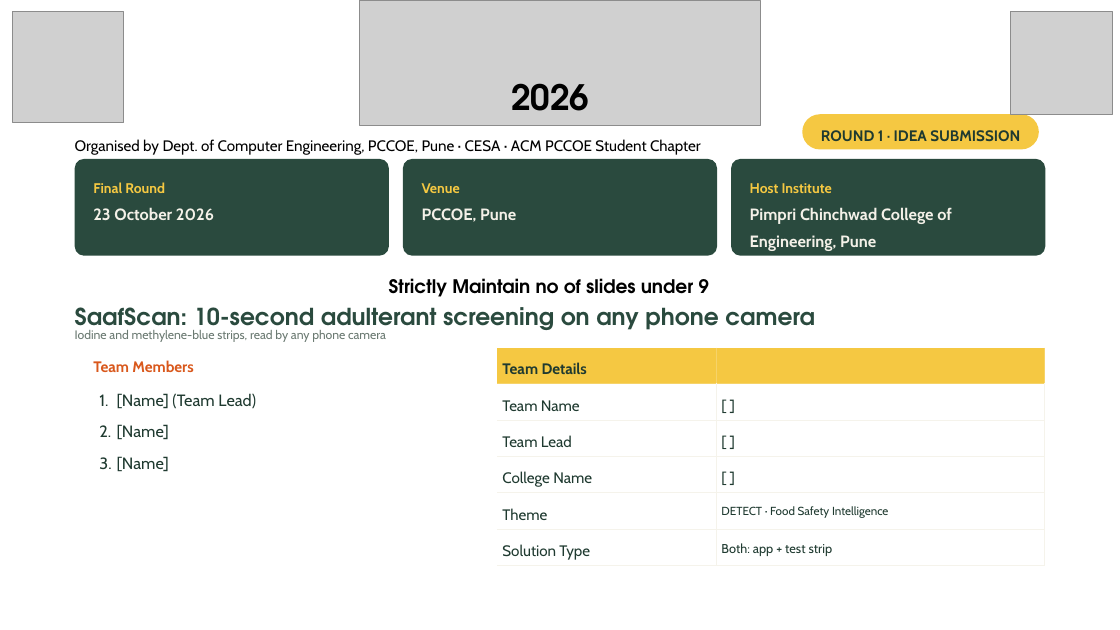
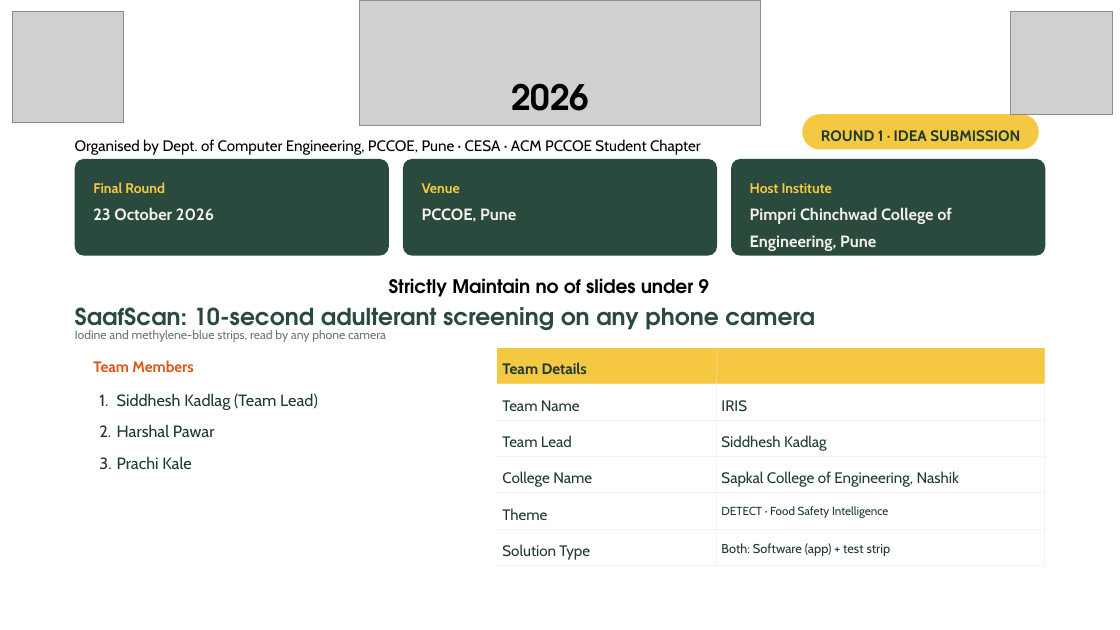
Before and after one commit to Siddhesh-ai-del/saafscan, a slide deck: slide 1 of deck/Tech4Food_Round1_SaafScan.pptx. Drawn at 1120x630 pixels with LibreOffice and Linux fonts; fonts in the diff are those of the drawing; grey boxes stand for pictures. Boxes give left, top, right and bottom in pixels: in the first picture for what was removed or moved away, otherwise in the second. Text is boxed around its words. In the diff, an @@ line names an element or a change of style, - is before the commit and + after.

Commit message:
feat: script the team-detail fill so chrome stays byte-identical
Filling the template's [Name] / [ ] placeholders by hand in a slide editor
re-serialises the package and drifts all 33 chrome shapes by a few hundred
EMU, failing the byte-identity stage of the gate (27 passed, 40 failures).
The values are now written by fill_team.py, which touches only the targeted
text runs, and verify_deck.py carries one narrow allowance for the closing
footer that the template ships as a placeholder.

- fill_team.py: team members, college, solution type, contact footer;
  pinned by shape name and refuses to write into an unexpected cell
- verify_deck.py: closing-slide footer may carry the team text, geometry
  still byte-identical
- deck/Tech4Food_Round1_SaafScan_embedded.pptx: derived fallback for a
  form that only accepts .pptx (Rubik and DM Sans embedded)
- submit the PDF, not a Google Slides export - Slides drops embedded fonts
  and reflows the sized boxes

Gate: 29 passed, 0 warnings, 0 failures. ruff clean.

```diff
--- a/deck/Tech4Food_Round1_SaafScan.pptx
+++ b/deck/Tech4Food_Round1_SaafScan.pptx
@@ table at [497,348,1045,623] @@
-row 2, column 2: [ ]
+row 2, column 2: IRIS
-row 3, column 2: [ ]
+row 3, column 2: Siddhesh Kadlag
-row 4, column 2: [ ]
+row 4, column 2: Sapkal College of Engineering, Nashik
-row 6, column 2: Both: app + test strip
+row 6, column 2: Both: Software (app) + test strip
@@ text at [117,393,318,469]: text changed @@
-1. [Name] (Team Lead)
-2. [Name]
-3. [Name]
+1. Siddhesh Kadlag (Team Lead)
+2. Harshal Pawar
+3. Prachi Kale
```
Also in this commit, not shown: 1 other slide changed, 6 other files.
